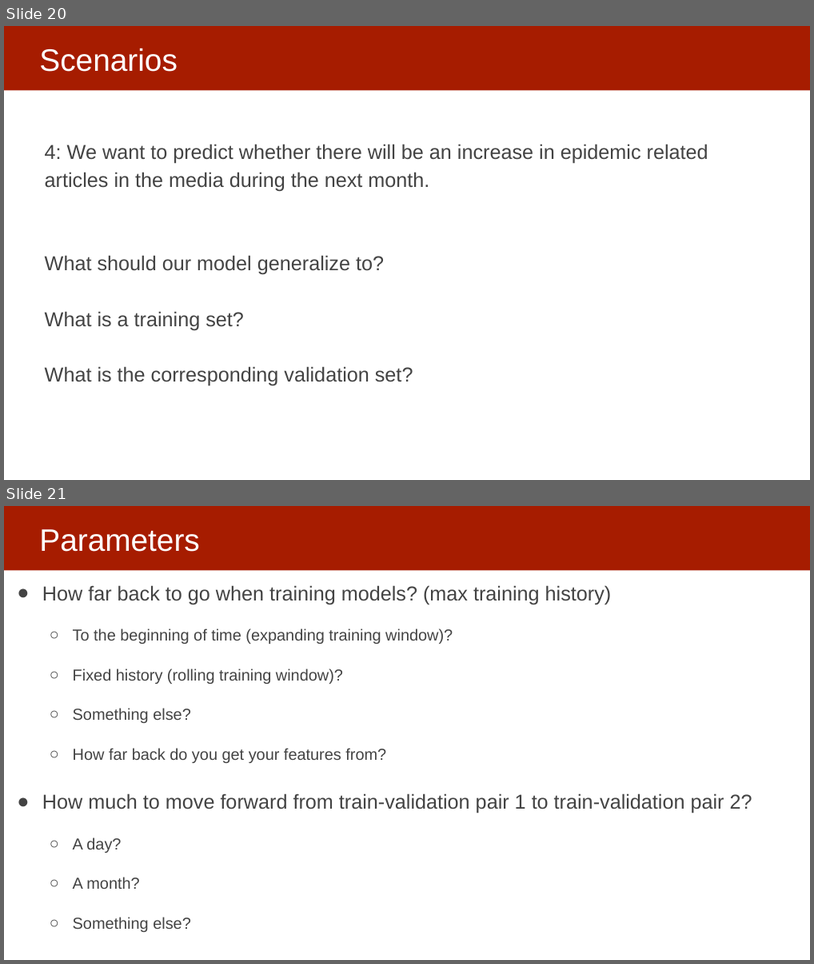
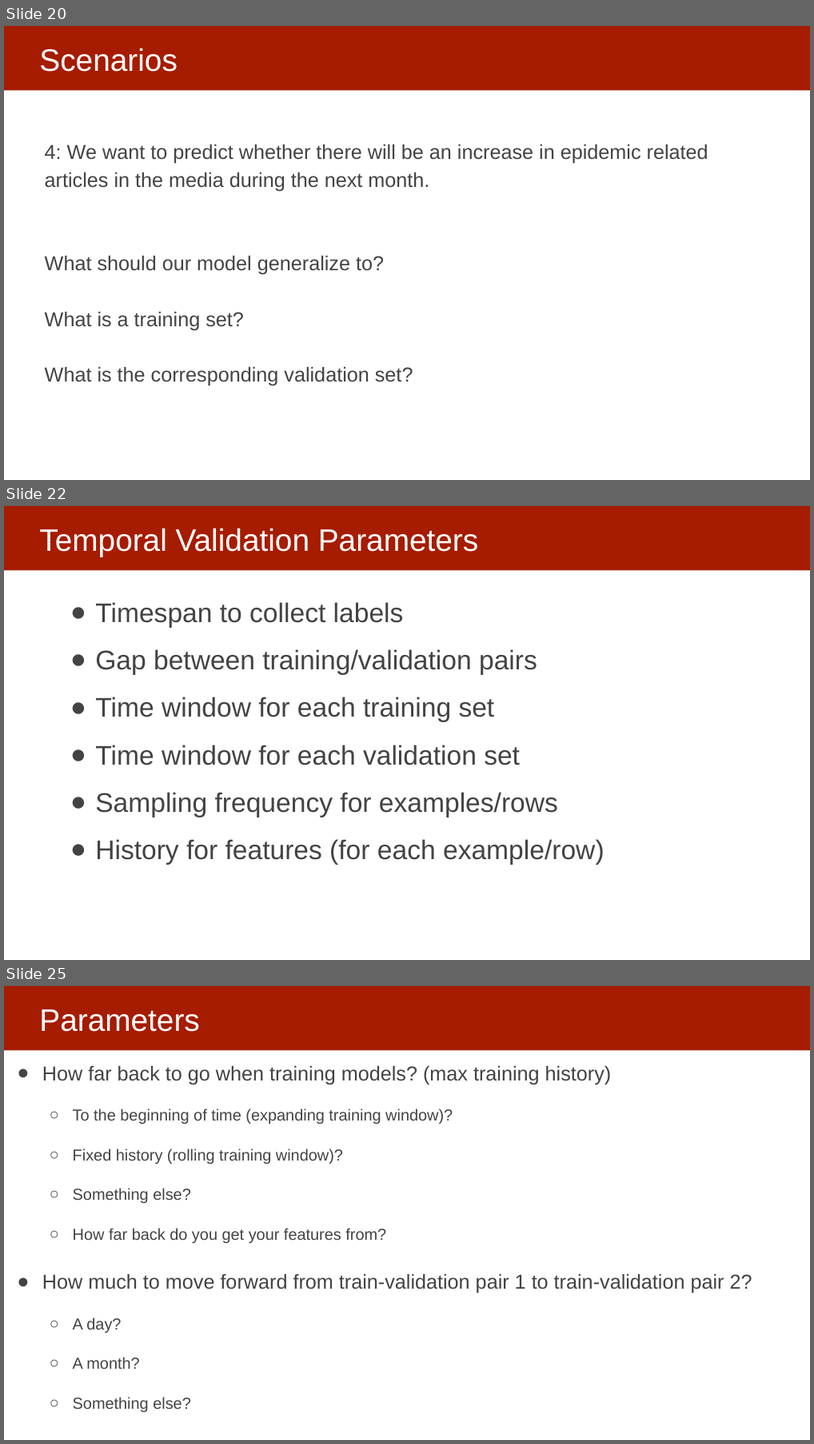
Before and after one commit to dssg/MLinPractice, a slide deck: Lectures/Lecture5-ModelSelection.pptx. Shown one above the other, each under a label of ours: slides 20 and 21 before the commit, slides 20, 22 and 25 after it; the slides between them are not shown. The pictures are 814x964 and 814x1444 pixels, drawn with LibreOffice and Linux fonts; fonts in the diff are those of the drawing. Boxes give left, top, right and bottom in pixels: in the first picture for what was removed or moved away, otherwise in the second. Text is boxed around its words. In the diff, an @@ line names an element or a change of style, - is before the commit and + after.

```diff
--- a/Lectures/Lecture5-ModelSelection.pptx
+++ b/Lectures/Lecture5-ModelSelection.pptx
@@ slide 22 added at (x1=4, y1=506, x2=810, y2=960), background #FFFFFF; not listed: 1 template element that a slide beside it also shows @@
@@ title added at (x1=39, y1=528, x2=478, y2=556), 37 pt, text #FFFFFF @@
+Temporal Validation Parameters
@@ text added at (x1=95, y1=602, x2=605, y2=864), 32 pt, text #434343 @@
+● Timespan to collect labels
+● Gap between training/validation pairs
+● Time window for each training set
+● Time window for each validation set
+● Sampling frequency for examples/rows
+● History for features (for each example/row)
@@ what was slide 21 is now slide 25 @@
```
Also in this commit, not shown: 3 other slides added, 1 other file.
